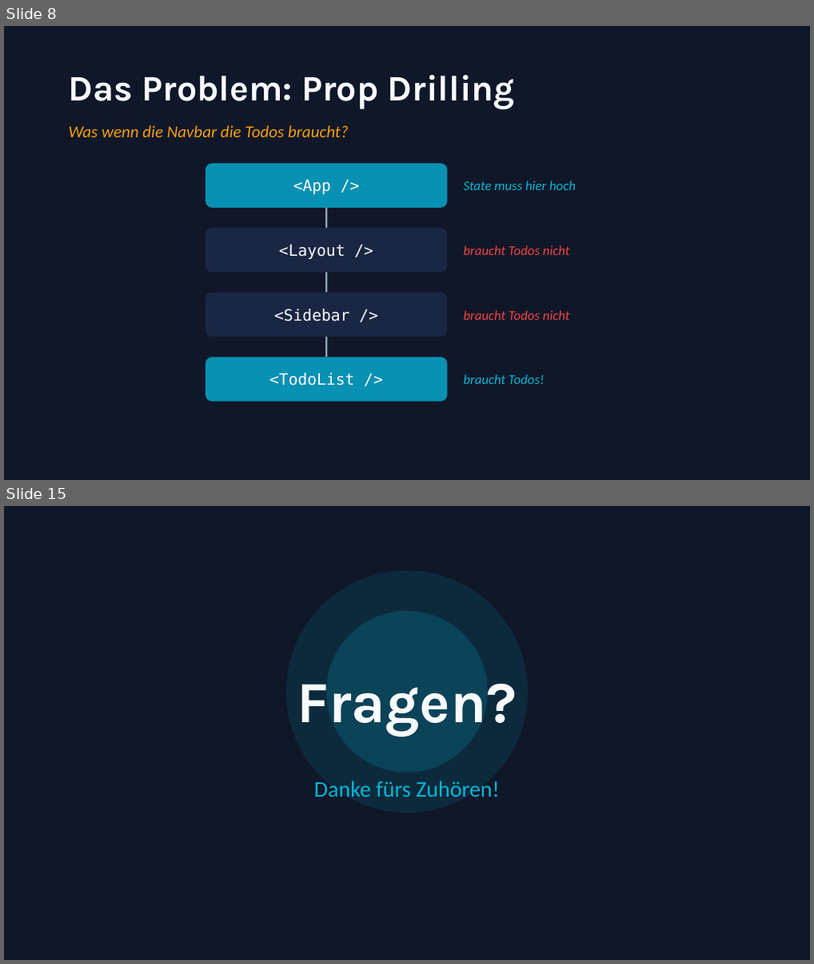
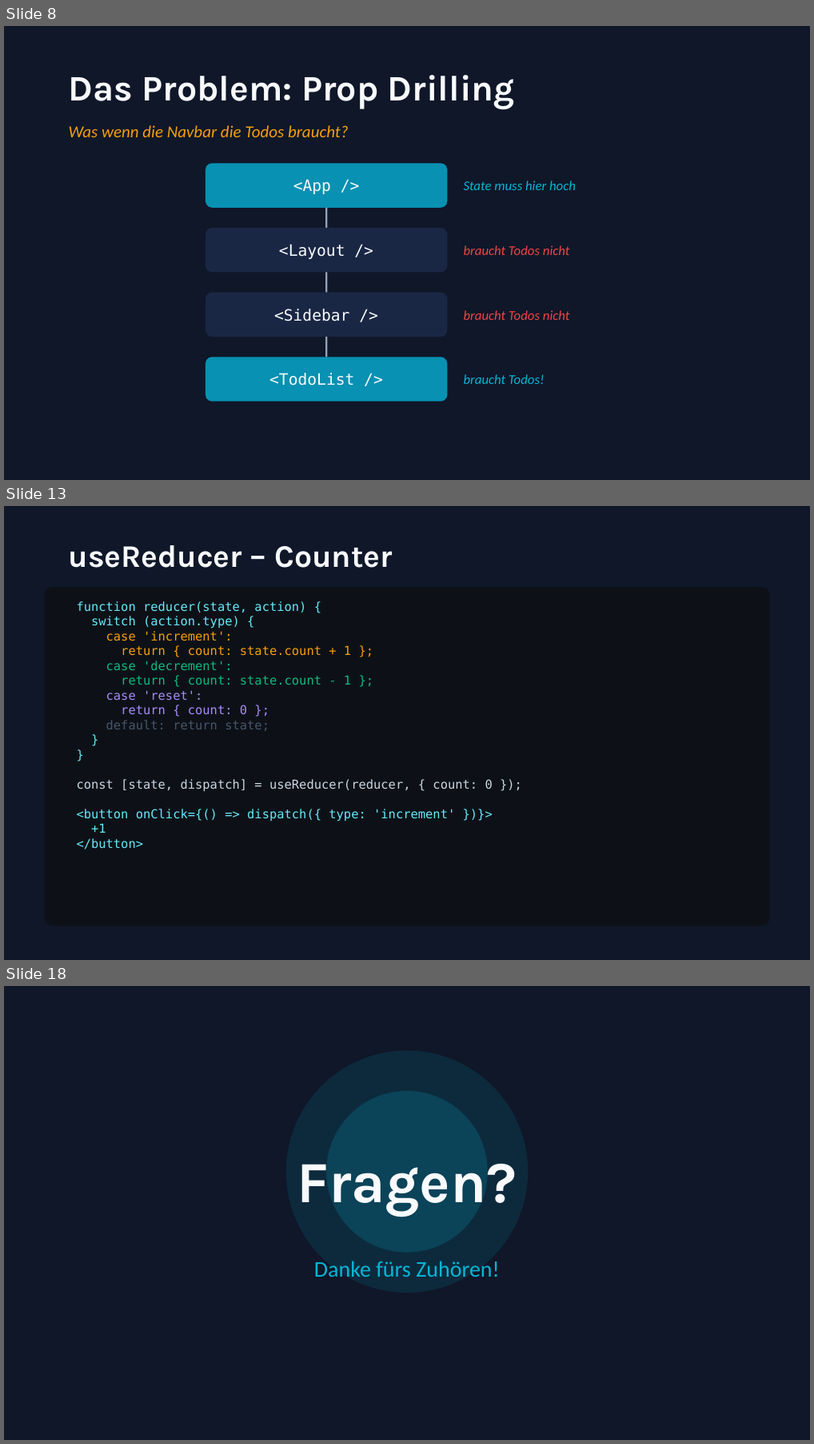
Before and after one commit to trungvt138/medieninformatik, a slide deck: WebProgramming/6.Termin/state-management-react.pptx. Shown one above the other, each under a label of ours: slides 8 and 15 before the commit, slides 8, 13 and 18 after it; the slides between them are not shown. The pictures are 814x964 and 814x1444 pixels, drawn with LibreOffice and Linux fonts; fonts in the diff are those of the drawing. Boxes give left, top, right and bottom in pixels: in the first picture for what was removed or moved away, otherwise in the second. Text is boxed around its words. In the diff, an @@ line names an element or a change of style, - is before the commit and + after.

```diff
--- a/WebProgramming/6.Termin/state-management-react.pptx
+++ b/WebProgramming/6.Termin/state-management-react.pptx
@@ slide 13 added at bbox=[4, 506, 810, 960], background #0F1729 @@
@@ text added at bbox=[69, 545, 393, 568], 28 pt, text #F8FAFC, bold @@
+useReducer – Counter
@@ rounded rectangle added at bbox=[44, 587, 770, 925], fill #0D1117 @@
@@ text added at bbox=[77, 601, 493, 849], 11 pt, text #67E8F9 @@
+function reducer(state, action) {
+switch (action.type) {
+case 'increment':
+return { count: state.count + 1 };
+case 'decrement':
+return { count: state.count - 1 };
+case 'reset':
+return { count: 0 };
+default: return state;
+}
+}
+const [state, dispatch] = useReducer(reducer, { count: 0 });
+<button onClick={() => dispatch({ type: 'increment' })}>
++1
+</button>
@@ what was slide 15 is now slide 18 @@
```
Also in this commit, not shown: 5 slides changed, 3 other slides added, 1 slide removed, 18 other files.
